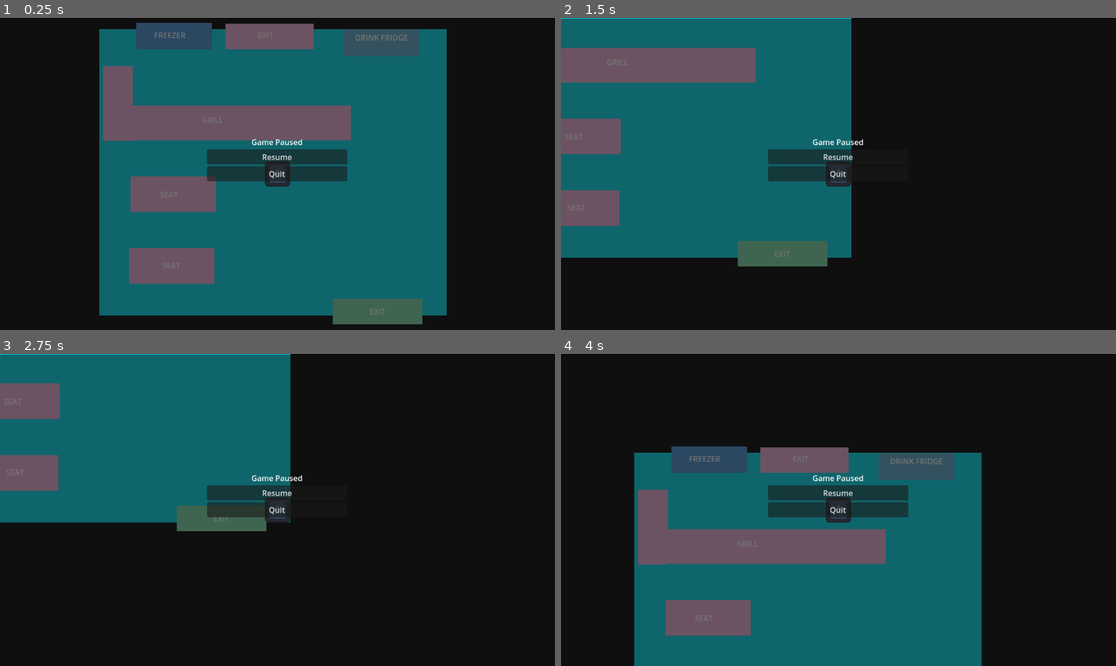
Above: before the commit, frames 1-4 (two rows, left to right).
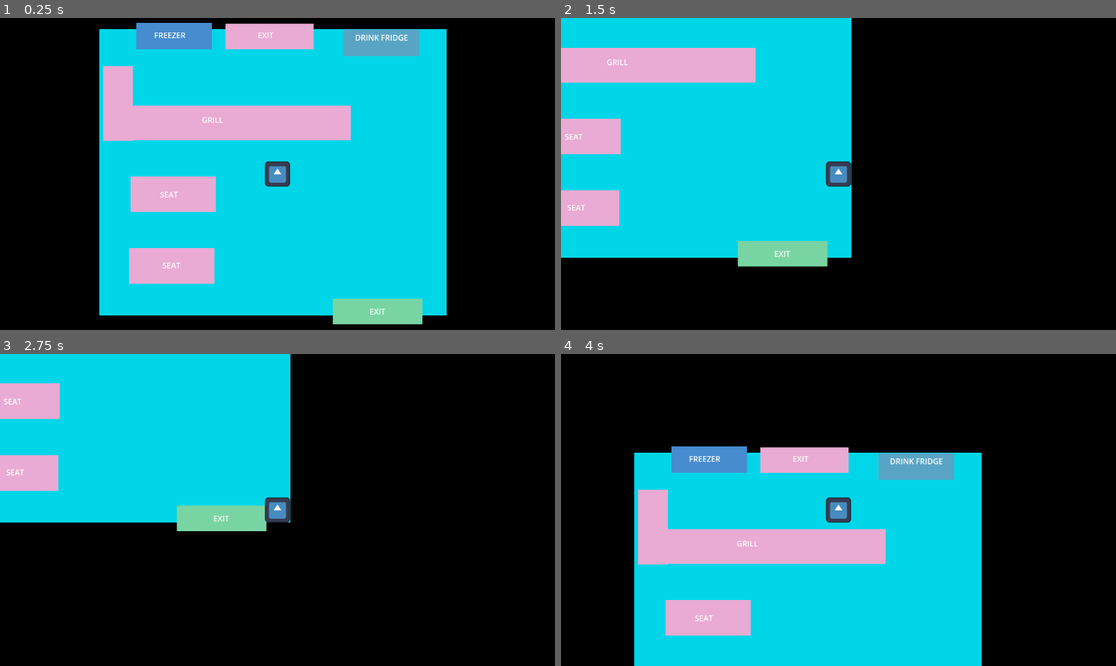
Above: after the commit, the same moments.

Repository: iListenToSludge/Pizza-Interactive
Game: Godot game, scene res://scenes/resturaunt.tscn
The game is run twice, just before and just after one commit, with the same random seed, the same clock (stepped at 60 frames per second) and the same inputs. This scene is started directly instead of the project's main scene. The engine's default icon, where the game draws it, is replaced by a stand-in: a white triangle on a blue panel in a dark square.
Inputs (mouse positions are in pixels of both pictures, inside the frame that each line leads up to):
- Up to frame 1 (0.25 s): no input
- Up to frame 2 (1.5 s): tap Enter (ui_accept) at 0.5, 0.6, 0.77, 1.07 s; move the mouse to (960, 158) at 0.52 s; hold D (move right) 0.53-1.28 s; move the mouse to (727, 189) at 1.27 s; hold S (move down) from 1.28 s (still down); right-click (727, 189) at 1.35 s
- Up to frame 3 (2.75 s): tap Enter (ui_accept) at 1.52, 1.55, 1.82, 2, 2.1 s; move the mouse to (333, 441) at 2.02 s; release S (move down) at 2.03 s; hold D (move right) from 2.03 s (still down)
- Up to frame 4 (4 s): tap Enter (ui_accept) at 2.75, 3.02, 3.05, 3.32, 3.6, 3.77 s; move the mouse to (810, 572) at 2.77 s; release D (move right) at 2.78 s; hold W (move up) 2.78-3.53 s; right-click (810, 572) at 2.85 s; move the mouse to (1005, 556) at 3.52 s; hold A (move left) from 3.53 s (still down)

The runs differ from the first frame. In frame 1, 58% of the frame differs, in the area x 17-81%, y 1-99%; in frame 2, 41%; in frame 3, 29%; in frame 4, 43%.

Commit message:
title screen done

Diff:
--- a/pizza-interactive/project.godot
+++ b/pizza-interactive/project.godot
@@ -11,7 +11,7 @@
 [application]
 
 config/name="Pizza Interactive"
-run/main_scene="uid://ctx1b4dq60qv"
+run/main_scene="uid://b2g3x1c46kbri"
 config/features=PackedStringArray("4.5", "Forward Plus")
 config/icon="res://icon.svg"
 
--- a/pizza-interactive/scenes/resturaunt.tscn
+++ b/pizza-interactive/scenes/resturaunt.tscn
@@ -1,9 +1,9 @@
 [gd_scene load_steps=8 format=3 uid="uid://ccnnkfoiaha65"]
 
 [ext_resource type="PackedScene" uid="uid://d0qca7dk7rtkv" path="res://character.tscn" id="1_4tgn2"]
-[ext_resource type="Script" path="res://area_2d.gd" id="2_kdfyq"]
-[ext_resource type="Script" uid="uid://doublngyuvabf" path="res://scenes/inventory.gd" id="4_e73pp"]
-[ext_resource type="PackedScene" path="res://pause_menu.tscn" id="7_tswjw"]
+[ext_resource type="Script" uid="uid://bkaq8hmwlfb4u" path="res://scenes/resturaunt.gd" id="1_eecnk"]
+[ext_resource type="Script" uid="uid://dty4g6eut2dps" path="res://area_2d.gd" id="2_kdfyq"]
+[ext_resource type="PackedScene" uid="uid://c206wvkbosmc" path="res://pause_menu.tscn" id="7_tswjw"]
 
 [sub_resource type="CapsuleShape2D" id="CapsuleShape2D_shxr0"]
 radius = 9.401882
@@ -17,7 +17,7 @@
 size = Vector2(204, 93.5)
 
 [node name="Resturaunt" type="Node2D"]
-script = ExtResource("4_e73pp")
+script = ExtResource("1_eecnk")
 
 [node name="StaticBody2D" type="StaticBody2D" parent="."]
 position = Vector2(-99, 82.99998)
--- /dev/null
+++ b/pizza-interactive/title_screen.gd
@@ -0,0 +1,6 @@
+extends Control
+
+
+
+func _on_start_button_pressed() -> void:
+	get_tree().change_scene_to_file("res://scenes/resturaunt.tscn")
--- /dev/null
+++ b/pizza-interactive/title_screen.tscn
@@ -0,0 +1,25 @@
+[gd_scene load_steps=3 format=3 uid="uid://b2g3x1c46kbri"]
+
+[ext_resource type="Script" uid="uid://d8s740s1iq6q" path="res://title_screen.gd" id="1_v6p8y"]
+
+[sub_resource type="Theme" id="Theme_ak2if"]
+
+[node name="TitleScreen" type="Control"]
+layout_mode = 3
+anchors_preset = 15
+anchor_right = 1.0
+anchor_bottom = 1.0
+grow_horizontal = 2
+grow_vertical = 2
+script = ExtResource("1_v6p8y")
+
+[node name="StartButton" type="Button" parent="."]
+layout_mode = 0
+offset_left = 493.0
+offset_top = 277.0
+offset_right = 655.0
+offset_bottom = 324.0
+theme = SubResource("Theme_ak2if")
+text = "Start"
+
+[connection signal="pressed" from="StartButton" to="." method="_on_start_button_pressed"]
Not shown: 1 places in pizza-interactive/scenes/dungeon.tscn that only renumber resources
Not shown, added: pizza-interactive/title_screen.gd.uid
